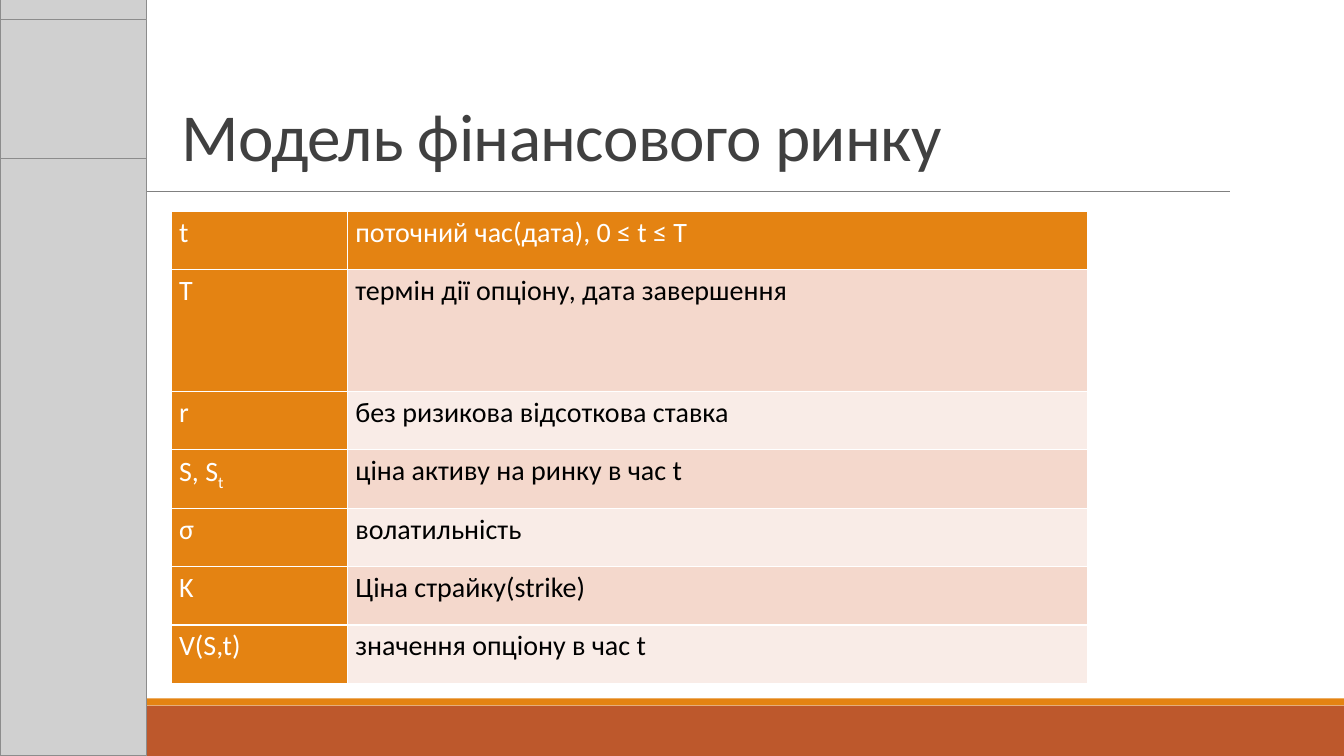
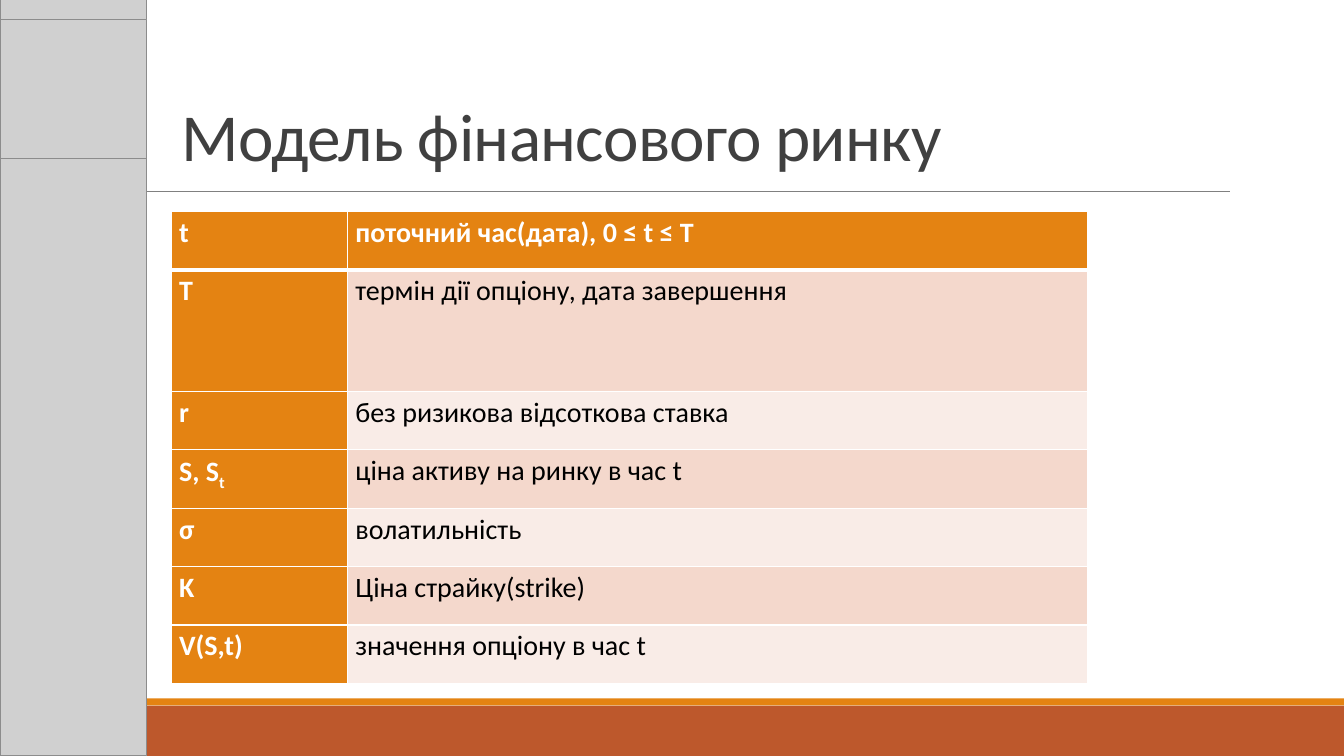
Before and after one commit to ShevHK/Option, a slide deck: slide 4 of Presentation.pptx. Drawn at 1344x756 pixels with LibreOffice and Linux fonts; fonts in the diff are those of the drawing; grey boxes stand for pictures. Boxes give left, top, right and bottom in pixels: in the first picture for what was removed or moved away, otherwise in the second. Text is boxed around its words. In the diff, an @@ line names an element or a change of style, - is before the commit and + after.

```diff
--- a/Presentation.pptx
+++ b/Presentation.pptx
@@ table at [171, 212, 1087, 684] @@
@@ bold on in "t", "поточний час(дата), 0 ≤ t ≤ T", "T", "r" and 4 more places @@
```
Also in this commit, not shown: 2 other slides changed, 8 slides added, 1 other file.
